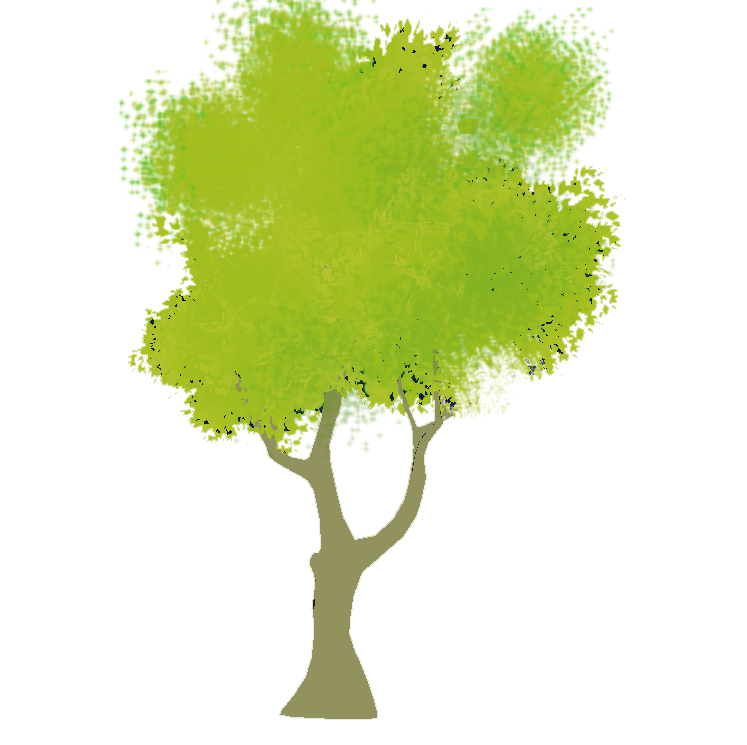
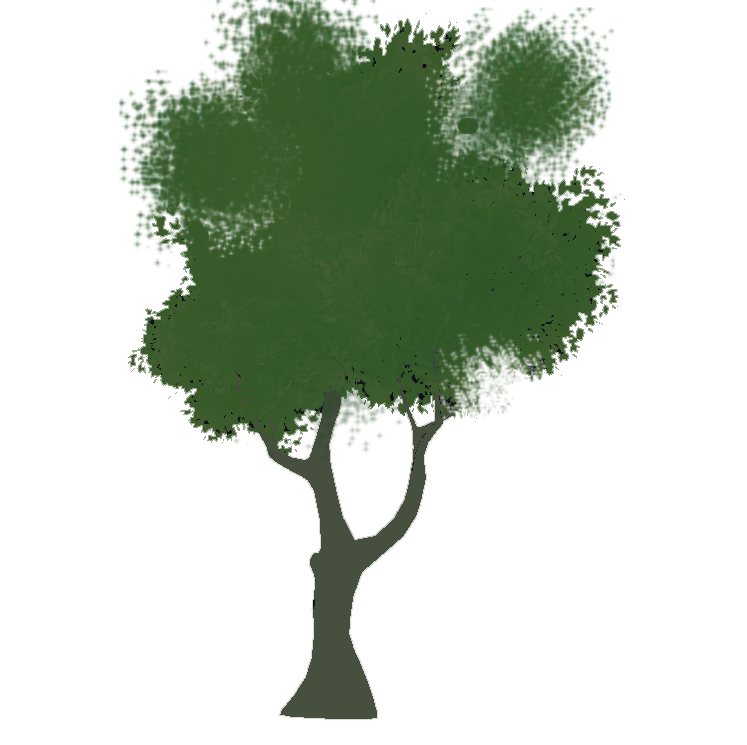
Layers edited between the first and the second 747×745 image:
pixels changed over [118, 0, 625, 720] (layer not identified)
